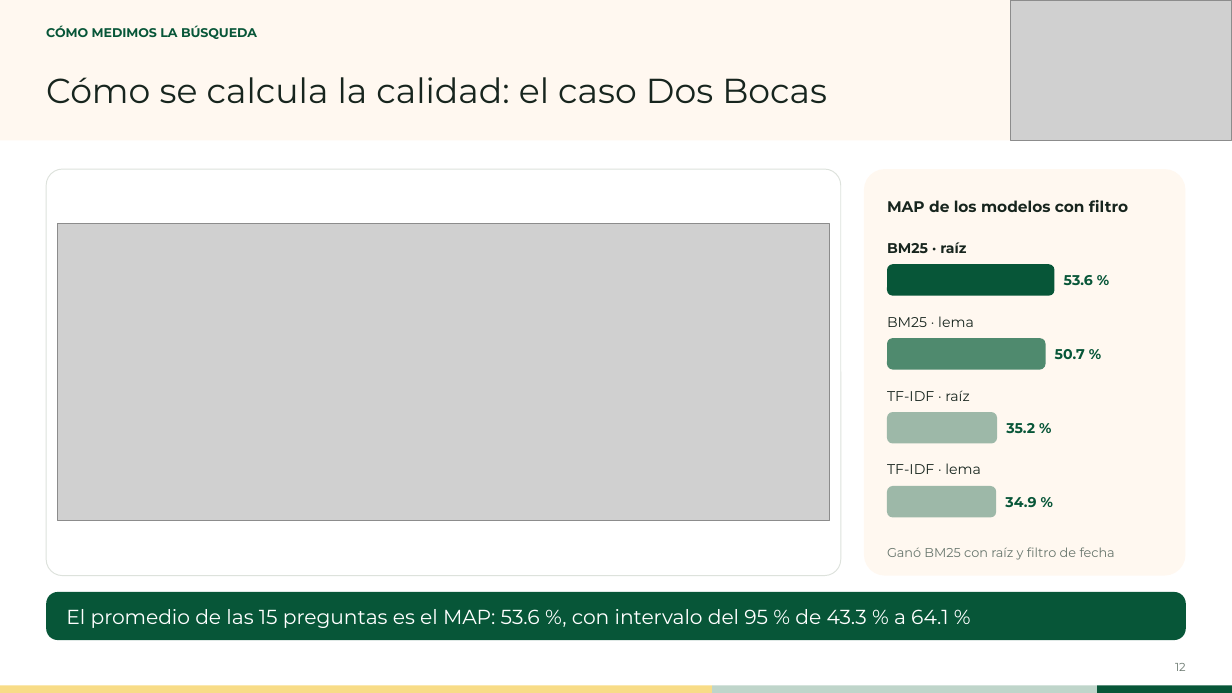
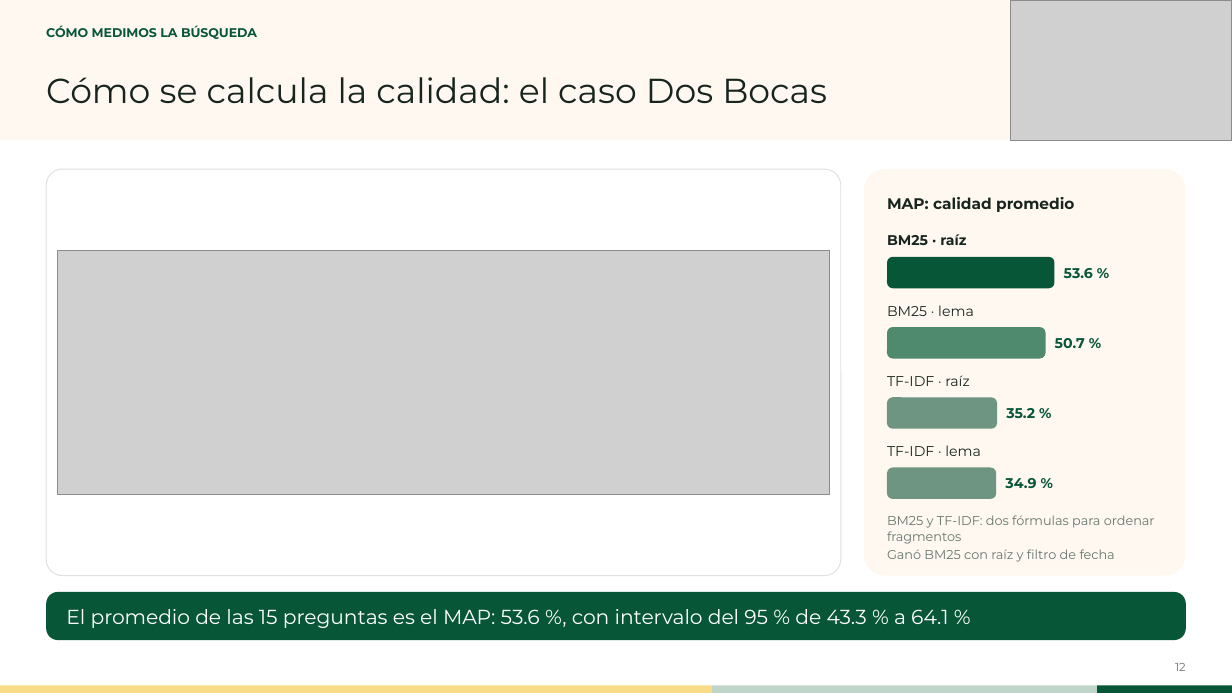
Before and after one commit to DiegoMoctezuma/Examen_Mineria_Textos, a slide deck: slide 12 of laminas/Presentacion_Mineria_de_Textos_v2.pptx. Drawn at 1232x693 pixels with LibreOffice and Linux fonts; fonts in the diff are those of the drawing; grey boxes stand for pictures. Boxes give left, top, right and bottom in pixels: in the first picture for what was removed or moved away, otherwise in the second. Text is boxed around its words. In the diff, an @@ line names an element or a change of style, - is before the commit and + after.

```diff
--- a/laminas/Presentacion_Mineria_de_Textos_v2.pptx
+++ b/laminas/Presentacion_Mineria_de_Textos_v2.pptx
@@ text at (887, 197, 1074, 212): text changed @@
-MAP de los modelos con filtro
+MAP: calidad promedio
@@ picture: place and size @@
-picture at (57, 224, 830, 520)
+picture at (57, 250, 830, 494)
@@ rounded rectangle: place and size @@
-rounded rectangle at (887, 264, 1055, 296)
+rounded rectangle at (887, 257, 1055, 288)
@@ text "53.6 %": place and size @@
-text "53.6 %" at (1064, 275, 1093, 285)
+text "53.6 %" at (1064, 268, 1093, 278)
@@ 3 texts, 1 rounded rectangle: place and size @@
-3 texts, 1 rounded rectangle at (887, 242, 1085, 370)
+3 texts, 1 rounded rectangle at (887, 234, 1085, 359)
@@ 2 texts, 1 rounded rectangle: place and size @@
-2 texts, 1 rounded rectangle at (887, 390, 1035, 444)
+2 texts, 1 rounded rectangle at (887, 375, 1035, 429)
@@ rounded rectangle at (887, 397, 997, 429): fill #9DB8A8 to #6E9482 @@
@@ 2 texts, 1 rounded rectangle: place and size @@
-2 texts, 1 rounded rectangle at (887, 463, 1036, 518)
+2 texts, 1 rounded rectangle at (887, 445, 1036, 499)
@@ rounded rectangle at (887, 468, 996, 499): fill #9DB8A8 to #6E9482 @@
@@ text at (887, 515, 1155, 544): paragraph added @@
+BM25 y TF-IDF: dos fórmulas para ordenar fragmentos
@@ text "BM25 y TF-IDF: dos fórmulas ...": place and size @@
-text "BM25 y TF-IDF: dos fórmulas ..." at (887, 547, 1115, 560)
+text "BM25 y TF-IDF: dos fórmulas ..." at (887, 515, 1155, 562)
@@ text "BM25 y TF-IDF: dos fórmulas ..." at (887, 515, 1155, 562): vertical alignment middle to top @@
@@ text at (887, 549, 1115, 562): more space between paragraphs @@
```
Also in this commit, not shown: 16 other slides changed, 1 other file.
